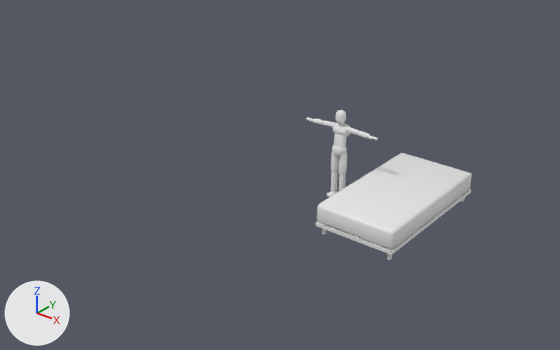
The Blender file Raw/furniture.blend, before and after one commit.
Before and after are seen from a 50 mm camera at (9.58, -11.85, 7.38) aimed at (0.48, -0.48, 0.33). The lights are fixed; the arrows at lower left show +X, +Y and +Z.

In view in the first picture: 'bed_01', 'demo_character_b'.
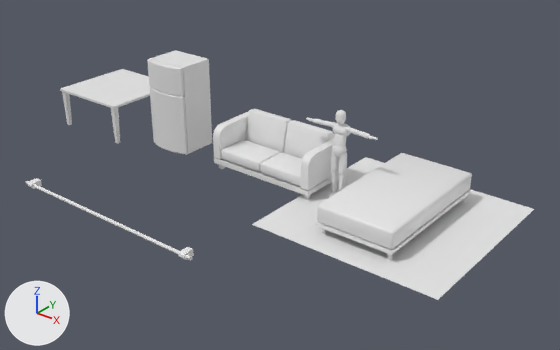
Location of each change, [x1, y1, x2, y2] in pixels of the pictures (560 x 350 px):
'floor_M', shown: after [252, 157, 534, 300]
'sofa_01', added: after [213, 109, 340, 200]
'fridge_01', added: after [147, 50, 212, 155]
'table_01', added: after [60, 69, 150, 143]
'curtain_pole', added: after [26, 178, 194, 260]

What changed in the scene script:
```text
Add me_plane_001:
    me_plane_001.from_pydata(...)  # 96 vertices, 84 faces; spans x -0.53..0.53, y -0.58..0.41, z 0.0..2.07
    me_plane_001.polygons.foreach_set('use_smooth', [True] * 84)
Add me_plane_002:
    me_plane_002.from_pydata(...)  # 40 vertices, 22 faces; spans x -1.0..1.0, y -1.0..1.0, z 0.0..0.95
Add me_plane_003:
    me_plane_003.from_pydata(...)  # 304 vertices, 276 faces; spans x -1.29..1.29, y -0.6..0.74, z -0.01..1.15
    me_plane_003.polygons.foreach_set('use_smooth', [True] * 276)
Add me_plane_004:
    me_plane_004.from_pydata(...)  # 44 vertices, 30 faces; spans x -2.45..2.45, y -0.24..0.0, z -0.07..0.07
    me_plane_004.polygons.foreach_set('use_smooth', [True] * 30)
Change ob_floor_m:
    remove ob_floor_m.hide_viewport = True
Add ob_fridge_01:
    ob_fridge_01 = bpy.data.objects.new('fridge_01', me_plane_001)
    ob_fridge_01.location = (-2.83, 0.0, 0.0)
    _m = ob_fridge_01.modifiers.new('EdgeSplit', 'EDGE_SPLIT')
Add ob_table_01:
    ob_table_01 = bpy.data.objects.new('table_01', me_plane_002)
    ob_table_01.location = (-4.98, -0.07, 0.0)
Add ob_sofa_01:
    ob_sofa_01 = bpy.data.objects.new('sofa_01', me_plane_003)
    ob_sofa_01.location = (0.0, 0.0, 0.0)
    _m = ob_sofa_01.modifiers.new('EdgeSplit', 'EDGE_SPLIT')
Add ob_curtain_pole:
    ob_curtain_pole = bpy.data.objects.new('curtain_pole', me_plane_004)
    ob_curtain_pole.location = (-1.49, -3.43, 0.0)
    _m = ob_curtain_pole.modifiers.new('EdgeSplit', 'EDGE_SPLIT')
    _m.split_angle = 1.396
```
